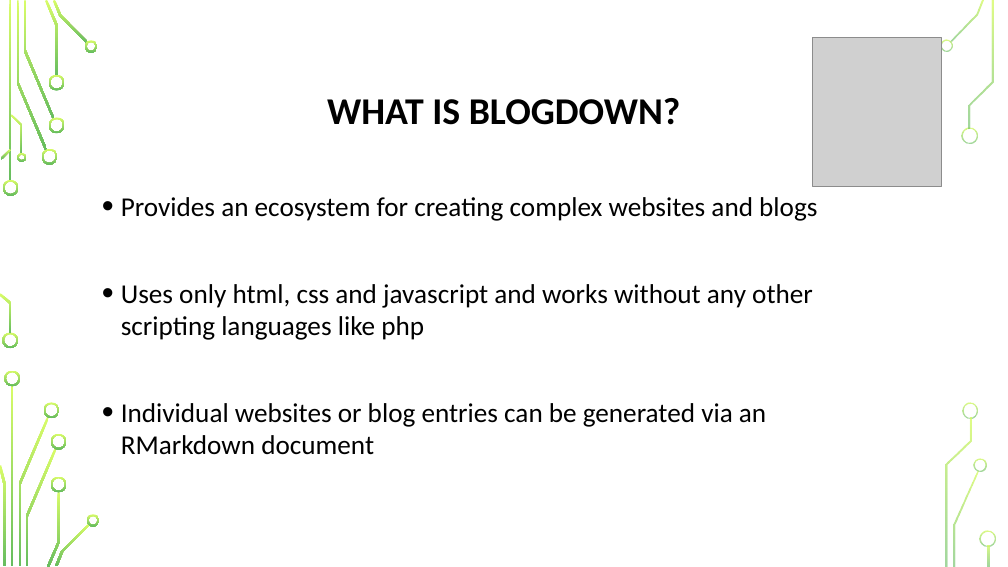
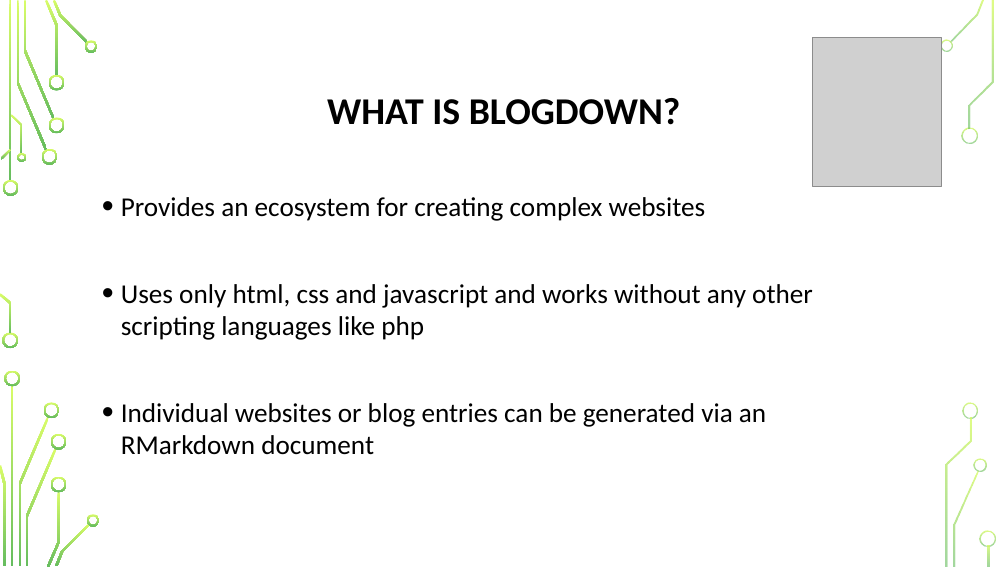
Before and after one commit to AlexanderKleine/blogdown-forcats, a slide deck: slide 3 of BlogDown&Forcats.pptx. Drawn at 1008x567 pixels with LibreOffice and Linux fonts; fonts in the diff are those of the drawing; grey boxes stand for pictures; background and template pictures are left out. Boxes give left, top, right and bottom in pixels: in the first picture for what was removed or moved away, otherwise in the second. Text is boxed around its words. In the diff, an @@ line names an element or a change of style, - is before the commit and + after.

```diff
--- a/BlogDown&Forcats.pptx
+++ b/BlogDown&Forcats.pptx
@@ text at bbox=[121, 197, 706, 221]: text changed @@
-• Provides an ecosystem for creating complex websites and blogs
+• Provides an ecosystem for creating complex websites
```
Also in this commit, not shown: 5 other slides changed, 2 slides added, 4 other files.
